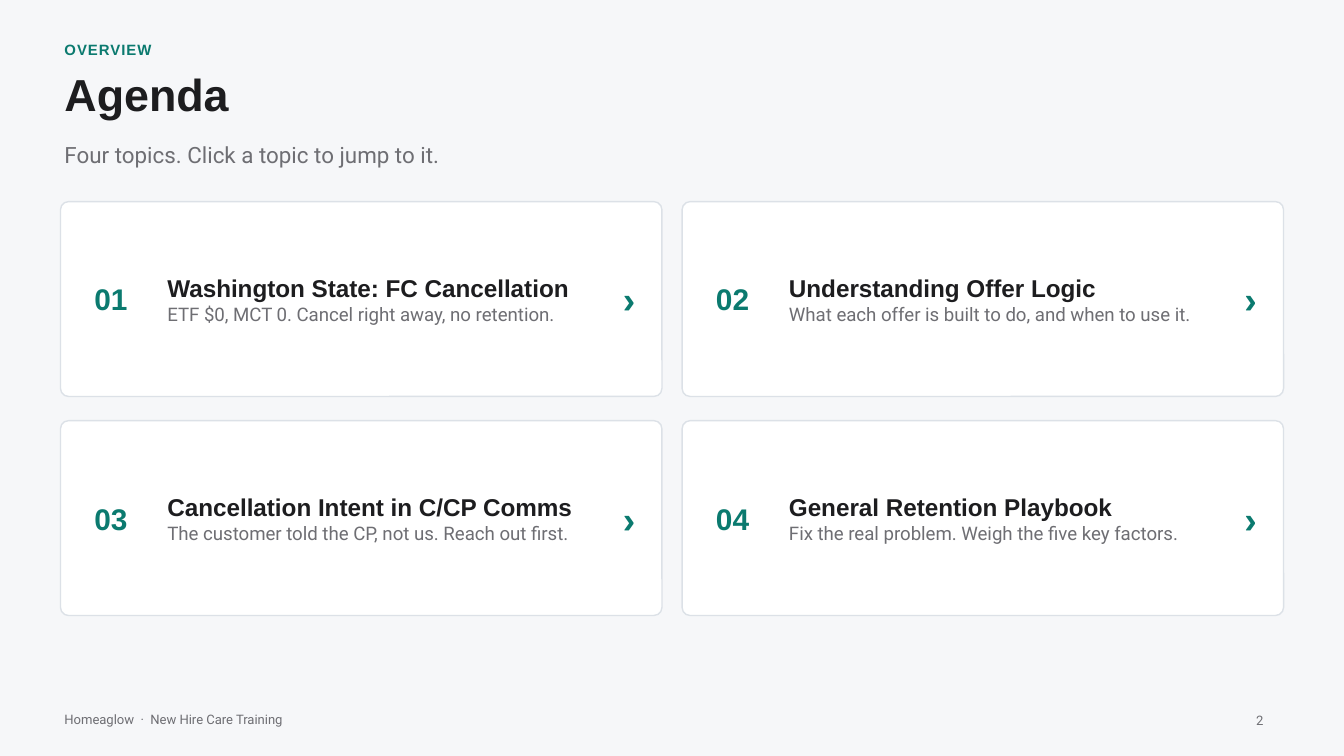
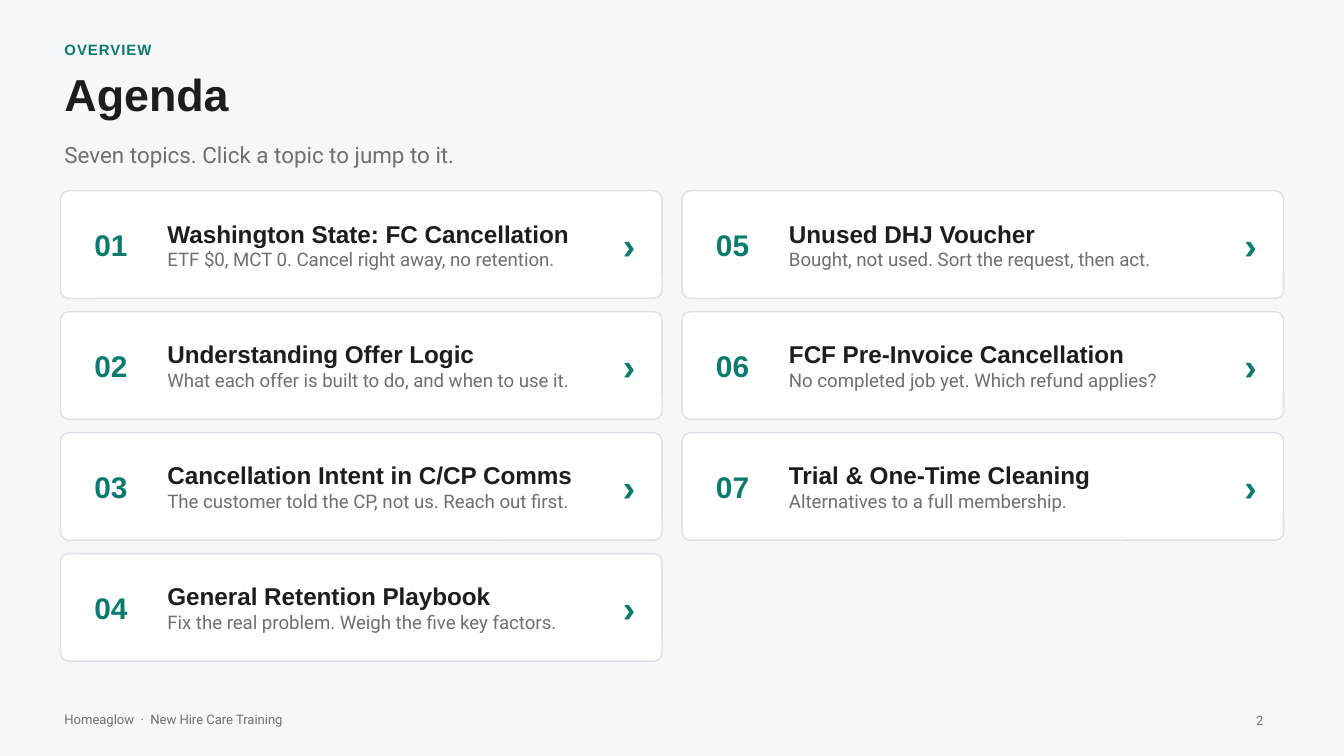
Before and after one commit to anjulimichelle/training, a slide deck: slide 2 of retention-membership-cancellation/retention-membership-cancellation.pptx. Drawn at 1344x756 pixels with LibreOffice and Linux fonts; fonts in the diff are those of the drawing. Boxes give left, top, right and bottom in pixels: in the first picture for what was removed or moved away, otherwise in the second. Text is boxed around its words. In the diff, an @@ line names an element or a change of style, - is before the commit and + after.

```diff
--- a/retention-membership-cancellation/retention-membership-cancellation.pptx
+++ b/retention-membership-cancellation/retention-membership-cancellation.pptx
@@ text at box(64, 146, 455, 168): text changed @@
-Four topics. Click a topic to jump to it.
+Seven topics. Click a topic to jump to it.
@@ rounded rectangle "Washington State: FC Cancellation": place and size @@
-rounded rectangle "Washington State: FC Cancellation" at box(60, 202, 661, 396)
+rounded rectangle "Washington State: FC Cancellation" at box(60, 191, 661, 298)
@@ text "01": place and size @@
-text "01" at box(94, 289, 127, 311)
+text "01" at box(94, 235, 127, 257)
@@ text "›" rewrapped from box(605, 202, 652, 396) to box(605, 191, 652, 298) @@
@@ rounded rectangle added at box(683, 191, 1284, 298), fill #FFFFFF, outline #DCE1E7 0.75 pt, 10 pt, text #6E6E73 @@
+Unused DHJ Voucher
+Bought, not used. Sort the request, then act.
@@ text added at box(1227, 191, 1274, 298), 20 pt, text #0B7A6F, bold @@
+›
@@ text added at box(716, 235, 749, 257), 16 pt, text #0B7A6F, bold @@
+05
@@ rounded rectangle "Understanding Offer Logic": place and size @@
-rounded rectangle "Understanding Offer Logic" at box(683, 202, 1284, 396)
+rounded rectangle "Understanding Offer Logic" at box(60, 312, 661, 419)
@@ text "02": place and size @@
-text "02" at box(716, 289, 749, 311)
+text "02" at box(94, 356, 127, 378)
@@ text "›" rewrapped from box(1227, 202, 1274, 396) to box(605, 312, 652, 419) @@
@@ rounded rectangle added at box(683, 312, 1284, 419), fill #FFFFFF, outline #DCE1E7 0.75 pt, 10 pt, text #6E6E73 @@
+FCF Pre-Invoice Cancellation
+No completed job yet. Which refund applies?
@@ text added at box(1227, 312, 1274, 419), 20 pt, text #0B7A6F, bold @@
+›
@@ text added at box(716, 356, 749, 378), 16 pt, text #0B7A6F, bold @@
+06
@@ rounded rectangle "Cancellation Intent in C/CP Comms": place and size @@
-rounded rectangle "Cancellation Intent in C/CP Comms" at box(60, 421, 661, 616)
+rounded rectangle "Cancellation Intent in C/CP Comms" at box(60, 433, 661, 540)
@@ text "03": place and size @@
-text "03" at box(94, 509, 127, 531)
+text "03" at box(94, 477, 127, 499)
@@ text "›" rewrapped from box(605, 421, 652, 616) to box(605, 433, 652, 540) @@
@@ rounded rectangle added at box(683, 433, 1284, 540), fill #FFFFFF, outline #DCE1E7 0.75 pt, 10 pt, text #6E6E73 @@
+Trial & One-Time Cleaning
+Alternatives to a full membership.
@@ text added at box(1227, 433, 1274, 540), 20 pt, text #0B7A6F, bold @@
+›
@@ text added at box(716, 477, 749, 499), 16 pt, text #0B7A6F, bold @@
+07
@@ proportions changed in 4 elements at box(60, 433, 661, 540), box(60, 191, 661, 298), box(60, 312, 661, 419), box(60, 554, 661, 661) @@
@@ rounded rectangle "General Retention Playbook": place and size @@
-rounded rectangle "General Retention Playbook" at box(683, 421, 1284, 616)
+rounded rectangle "General Retention Playbook" at box(60, 554, 661, 661)
@@ text "04": place and size @@
-text "04" at box(716, 509, 749, 531)
+text "04" at box(94, 598, 127, 620)
@@ text "›" rewrapped from box(1227, 421, 1274, 616) to box(605, 554, 652, 661) @@
```
Also in this commit, not shown: 6 other slides changed, 29 slides added, 4 other files.
